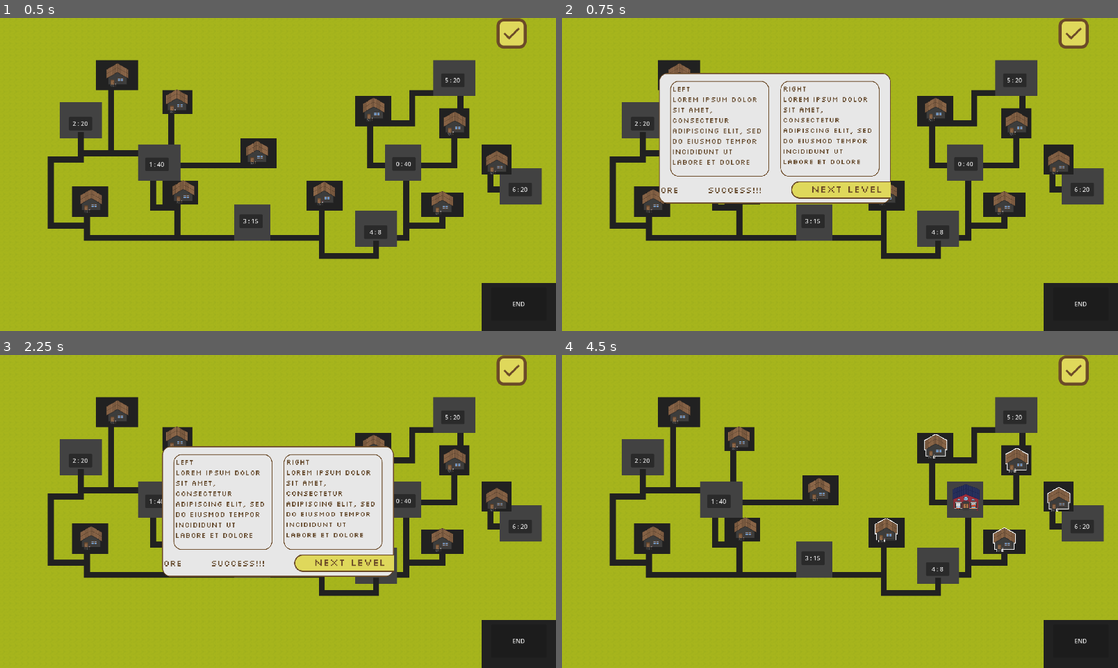
Above: before the commit, frames 1-4 (two rows, left to right).
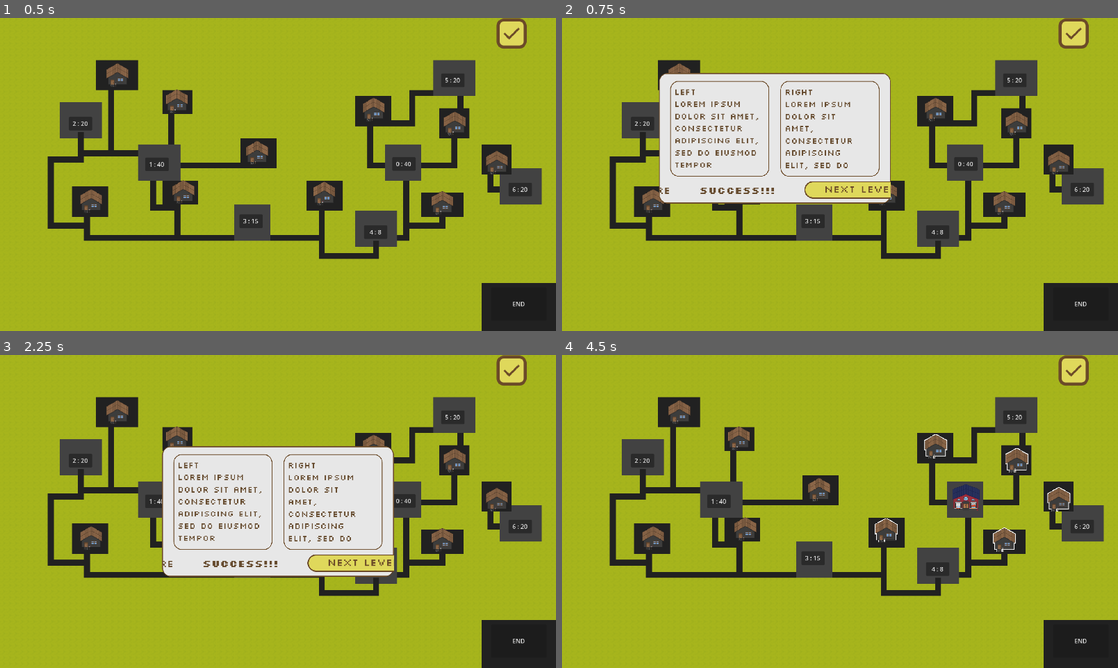
Above: after the commit, the same moments.

Repository: trang-ngn/SOS-Game
Game: Godot game, scene res://main.tscn
Two runs of this game, one before a commit and one after it. Both use one fixed random seed, a clock stepped at 60 frames per second and the inputs below.
Inputs (mouse positions are in pixels of both pictures, inside the frame that each line leads up to):
- Up to frame 1 (0.5 s): no input
- Up to frame 2 (0.75 s): click (1073, 33) at 0.5 s
- Up to frame 3 (2.25 s): click (283, 527) at 1.27 s; click (511, 370) at 2 s
- Up to frame 4 (4.5 s): click (923, 561) at 2.77 s; click (923, 561) at 3.52 s; click "0 : 40" at 4.25 s

Frame 1 is identical in both runs. In frame 2, 2.6% of the frame differs, in the area x 17-60%, y 21-58%; in frame 3, 2.5%; in frame 4, nothing differs.

Commit message:
feat: scene for result dialog

Diff:
--- a/sos-game/Scenes/DialogPanel/result_dialog.tscn
+++ b/sos-game/Scenes/DialogPanel/result_dialog.tscn
@@ -1,8 +1,10 @@
-[gd_scene load_steps=4 format=3 uid="uid://cdhqm638yme71"]
+[gd_scene load_steps=6 format=3 uid="uid://cdhqm638yme71"]
 
 [ext_resource type="FontFile" uid="uid://c8f1xkqvr2h7a" path="res://Assets/Fonts/Silkscreen-Regular.ttf" id="1_5tu22"]
 [ext_resource type="Texture2D" uid="uid://d2fwkm7ofx7tj" path="res://Assets/Buttons and Dialogs/Result-dialog.png" id="1_ywtve"]
 [ext_resource type="Texture2D" uid="uid://mqa3wwnk2b00" path="res://Assets/Buttons and Dialogs/Button-nextlevel.png" id="3_8xopk"]
+[ext_resource type="Texture2D" uid="uid://dkhddl4kkxhf2" path="res://Assets/Buttons and Dialogs/Button-tryagain.png" id="4_gr5ms"]
+[ext_resource type="FontFile" uid="uid://cbkaala8qo5w5" path="res://Assets/Fonts/Silkscreen-Bold.ttf" id="5_dtqdy"]
 
 [node name="ResultDialog" type="TextureRect"]
 anchors_preset = -1
@@ -33,43 +35,50 @@
 theme_override_constants/separation = 100
 alignment = 1
 
-[node name="ResultLabel" type="Label" parent="HBoxContainer"]
+[node name="ScoreLabel" type="Label" parent="HBoxContainer"]
 layout_mode = 2
 theme_override_colors/font_color = Color(0.4, 0.294118, 0.180392, 1)
 theme_override_fonts/font = ExtResource("1_5tu22")
-theme_override_font_sizes/font_size = 30
+theme_override_font_sizes/font_size = 35
 text = "Score"
 
-[node name="ScoreLabel" type="Label" parent="HBoxContainer"]
+[node name="SuccessLabel" type="Label" parent="HBoxContainer"]
 custom_minimum_size = Vector2(20, 20)
 layout_mode = 2
 theme_override_colors/font_color = Color(0.4, 0.294118, 0.180392, 1)
-theme_override_fonts/font = ExtResource("1_5tu22")
-theme_override_font_sizes/font_size = 30
+theme_override_fonts/font = ExtResource("5_dtqdy")
+theme_override_font_sizes/font_size = 35
 text = "Success!!!"
 
-[node name="TextureButton" type="TextureButton" parent="HBoxContainer"]
+[node name="NextLevelButton" type="TextureButton" parent="HBoxContainer"]
 custom_minimum_size = Vector2(200, 30)
 layout_mode = 2
 texture_normal = ExtResource("3_8xopk")
 stretch_mode = 5
 
+[node name="TryAgainButton" type="TextureButton" parent="HBoxContainer"]
+visible = false
+custom_minimum_size = Vector2(200, 30)
+layout_mode = 2
+texture_normal = ExtResource("4_gr5ms")
+stretch_mode = 5
+
 [node name="LeftLabel" type="Label" parent="."]
 layout_mode = 1
 anchors_preset = -1
-anchor_left = 0.059
-anchor_top = 0.084
-anchor_right = 0.464
-anchor_bottom = 0.771
-offset_left = -0.826012
-offset_top = 0.37999
-offset_right = -0.496033
-offset_bottom = -0.405029
+anchor_left = 0.066
+anchor_top = 0.097
+anchor_right = 0.454
+anchor_bottom = 0.77
+offset_left = 0.101997
+offset_top = 0.0630035
+offset_right = 0.337952
+offset_bottom = -0.169983
 grow_horizontal = 2
 grow_vertical = 2
 theme_override_colors/font_color = Color(0.4, 0.294118, 0.180392, 1)
 theme_override_fonts/font = ExtResource("1_5tu22")
-theme_override_font_sizes/font_size = 25
+theme_override_font_sizes/font_size = 30
 text = "Left
 Lorem ipsum dolor sit amet, consectetur adipiscing elit, sed do eiusmod tempor incididunt ut labore et dolore magna aliqua
 "
@@ -79,19 +88,19 @@
 [node name="RightLabel" type="Label" parent="."]
 layout_mode = 1
 anchors_preset = -1
-anchor_left = 0.536
-anchor_top = 0.082
+anchor_left = 0.543
+anchor_top = 0.1
 anchor_right = 0.941
 anchor_bottom = 0.769
-offset_left = -0.504028
-offset_top = 0.489998
-offset_right = -0.174072
-offset_bottom = -0.295044
+offset_left = 0.0209351
+offset_top = -0.0999985
+offset_right = -12.2729
+offset_bottom = 0.551025
 grow_horizontal = 2
 grow_vertical = 2
 theme_override_colors/font_color = Color(0.4, 0.294118, 0.180392, 1)
 theme_override_fonts/font = ExtResource("1_5tu22")
-theme_override_font_sizes/font_size = 25
+theme_override_font_sizes/font_size = 30
 text = "Right
 Lorem ipsum dolor sit amet, consectetur adipiscing elit, sed do eiusmod tempor incididunt ut labore et dolore magna aliqua
 "
--- a/sos-game/Scripts/done_button.gd
+++ /dev/null
@@ -1,11 +0,0 @@
-extends TextureButton
-
-
-# Called when the node enters the scene tree for the first time.
-func _ready() -> void:
-	pass # Replace with function body.
-
-
-# Called every frame. 'delta' is the elapsed time since the previous frame.
-func _process(delta: float) -> void:
-	pass
Not shown, removed: sos-game/Scripts/done_button.gd.uid
